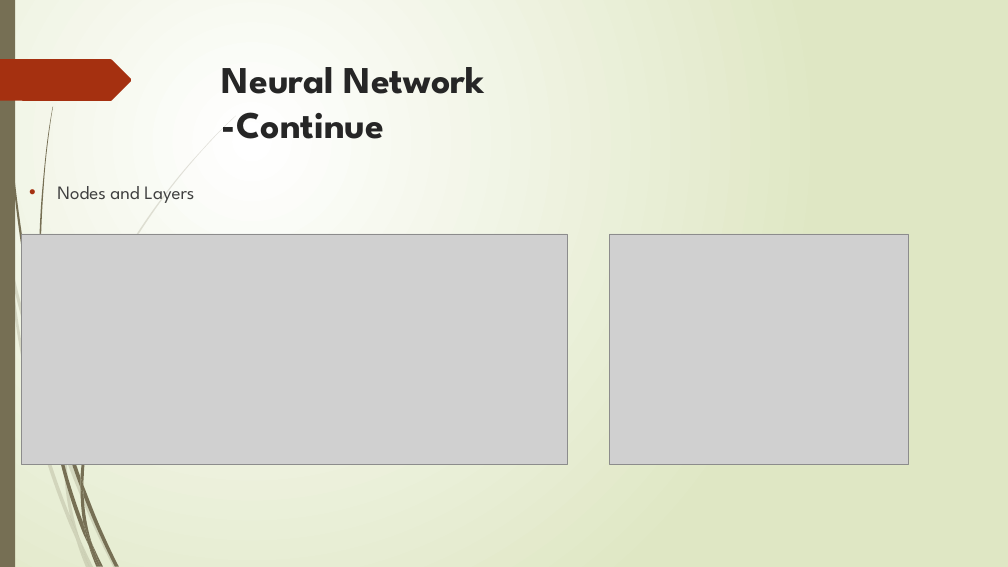
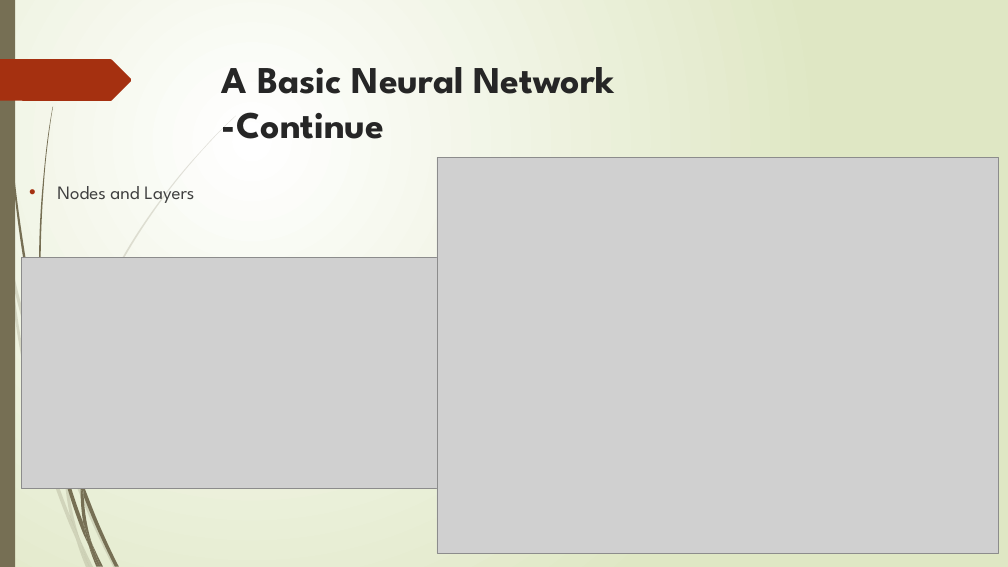
Before and after one commit to angui100/ML_TensorFlow_Workshop, a slide deck: slide 9 of ML_Workshop.pptx (slide 7 before the commit). Drawn at 1008x567 pixels with LibreOffice and Linux fonts; fonts in the diff are those of the drawing; grey boxes stand for pictures. Boxes give left, top, right and bottom in pixels: in the first picture for what was removed or moved away, otherwise in the second. Text is boxed around its words. In the diff, an @@ line names an element or a change of style, - is before the commit and + after.

```diff
--- a/ML_Workshop.pptx
+++ b/ML_Workshop.pptx
@@ title at box(222, 67, 615, 139): text changed @@
-Neural Network
--Continue
+A Basic Neural Network
+-Continue
@@ picture added at box(437, 157, 999, 554) @@
@@ picture removed at box(609, 234, 909, 464) @@
@@ picture: place and size @@
-picture at box(21, 234, 567, 464)
+picture at box(21, 258, 437, 488)
@@ freeform shape removed at box(80, 260, 197, 485) @@
```
Also in this commit, not shown: 3 other slides changed, 8 slides added, 1 slide removed, 4 other files.
